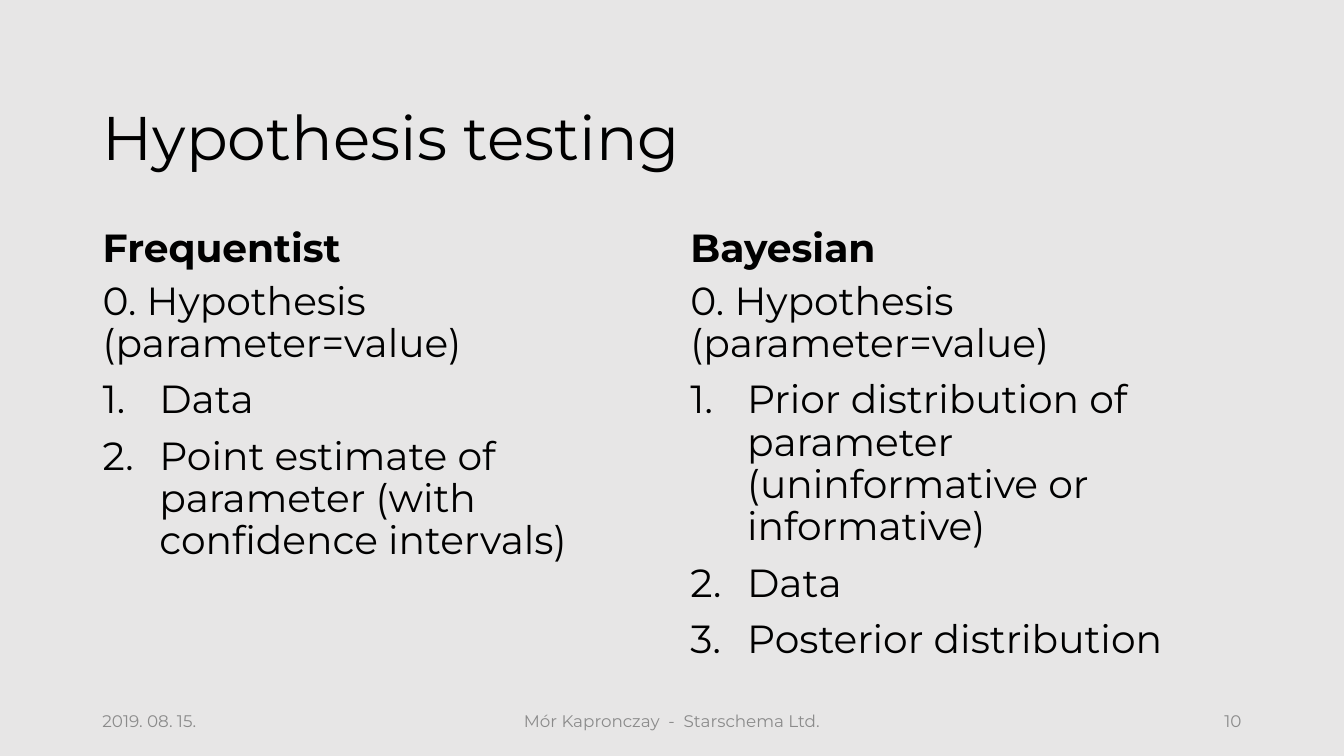
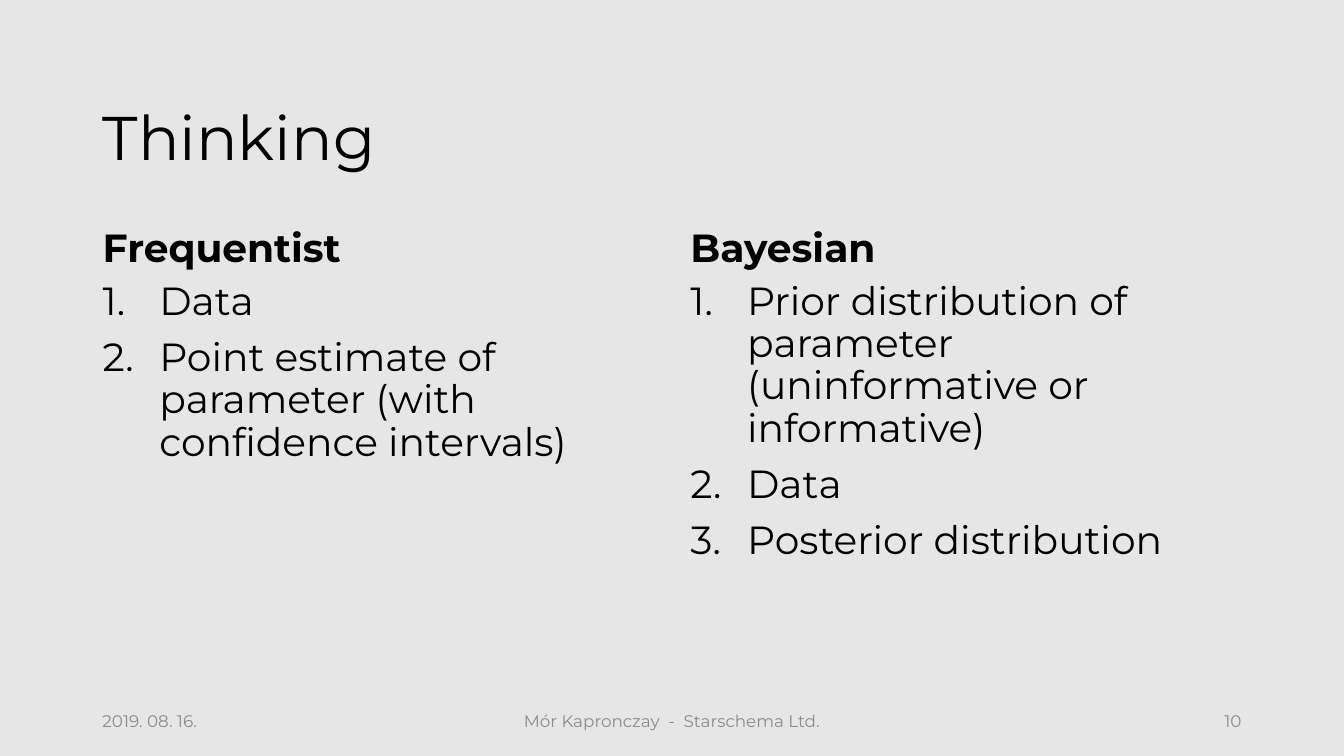
Before and after one commit to morkapronczay/cec2019, a slide deck: slide 10 of presentations/CEC2019-KM-Sess1.pptx. Drawn at 1344x756 pixels with LibreOffice and Linux fonts; fonts in the diff are those of the drawing; background and template pictures are left out. Boxes give left, top, right and bottom in pixels: in the first picture for what was removed or moved away, otherwise in the second. Text is boxed around its words. In the diff, an @@ line names an element or a change of style, - is before the commit and + after.

```diff
--- a/presentations/CEC2019-KM-Sess1.pptx
+++ b/presentations/CEC2019-KM-Sess1.pptx
@@ title at bbox=[103, 114, 376, 173]: text changed @@
-Hypothesis testing
+Thinking
@@ text at bbox=[103, 286, 462, 365]: paragraph removed @@
-0. Hypothesis (parameter=value)
@@ text at bbox=[690, 286, 1049, 365]: paragraph removed @@
-0. Hypothesis (parameter=value)
@@ text at bbox=[102, 715, 197, 727]: text changed @@
-2019. 08. 15.
+2019. 08. 16.
```
Also in this commit, not shown: 18 other slides changed.
